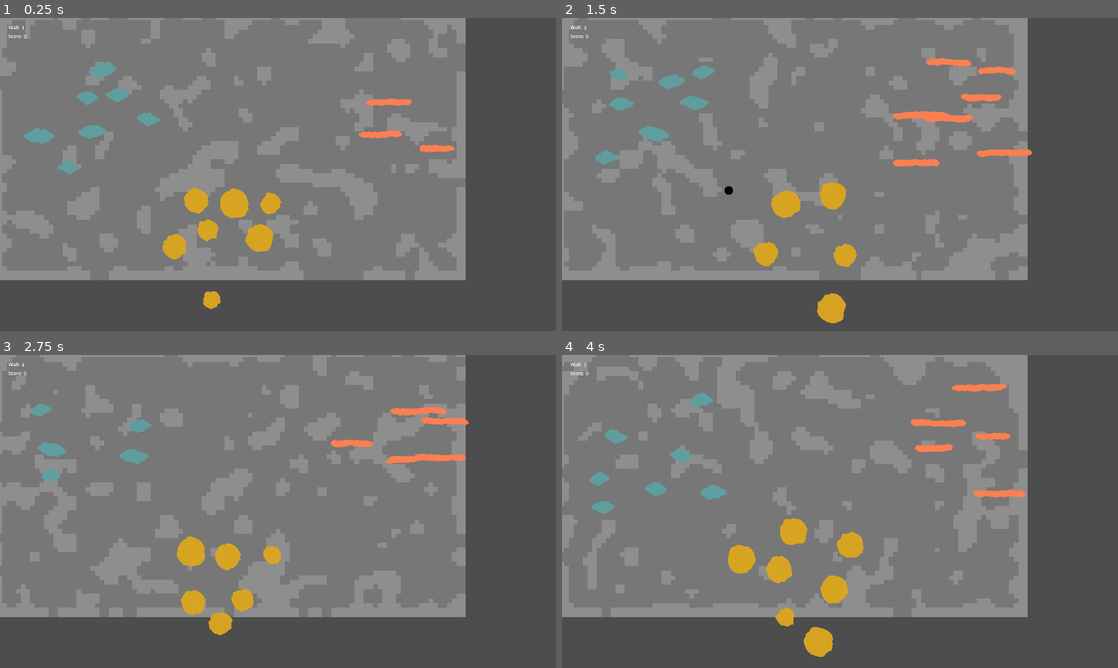
Above: before the commit, frames 1-4 (two rows, left to right).
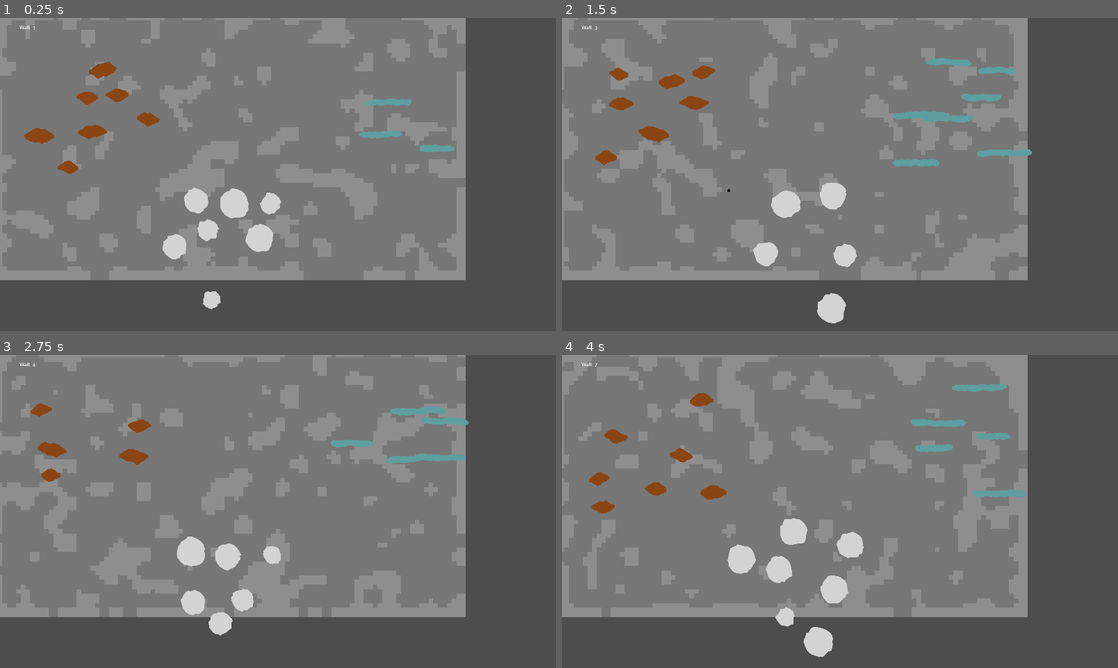
Above: after the commit, the same moments.

Repository: BrodeyYendall/MiningGameGodot
Game: Godot game, scene res://game.tscn
Same seed, same stepped clock (60 frames per second), same inputs: the game is played once before the commit and once after it.
Inputs (mouse positions are in pixels of both pictures, inside the frame that each line leads up to):
- Up to frame 1 (0.25 s): no input
- Up to frame 2 (1.5 s): tap Enter at 0.5, 0.6 s; move the mouse to (962, 158) at 0.52 s; click (962, 158) at 0.67 s; tap Space at 0.77, 1.25 s; move the mouse to (728, 190) at 1.27 s; tap Tab at 1.35 s; click (728, 190) at 1.42 s
- Up to frame 3 (2.75 s): tap Space at 1.52 s; tap Enter at 2, 2.1 s; move the mouse to (333, 442) at 2.02 s; click (333, 442) at 2.17 s
- Up to frame 4 (4 s): tap Space at 2.75, 3.02, 3.77 s; move the mouse to (812, 574) at 2.77 s; tap Tab at 2.85 s; click (812, 574) at 2.92 s; tap Enter at 3.5, 3.6 s; move the mouse to (1006, 558) at 3.52 s; click (1006, 558) at 3.67 s

The runs differ from the first frame. In frame 1, 3.2% of the frame differs, in the area x 1-82%, y 2-94%; in frame 2, 3.7%; in frame 3, 3.1%; in frame 4, 4.0%, in the area x 1-84%, y 2-97%.

Commit message:
Implemented a basic UI and scoring

Diff:
--- a/game.gd
+++ b/game.gd
@@ -1,9 +1,11 @@
 extends Node2D
 
-var score = 0
+var scores = {}
 var wall_count = 1
 
 var wall_scene = preload("res://wall.tscn")
+var ore_score_scene = preload("res://ore_score_row.tscn")
+
 var current_wall: Node2D
 
 func _ready():
@@ -27,6 +29,19 @@
 	$wall_container.add_child(current_wall)
 	current_wall.ore_cutout.connect(_on_wall_ore_cutout)
 
-func _on_wall_ore_cutout(size):
-	score += size
-	$ui/score_count.text = str(score)
+func _on_wall_ore_cutout(ore: OreTypes.OreType, size: int):
+	var score_for_size = adjust_score(ore, size)
+
+	if ore in scores:
+		scores[ore].increment_count(score_for_size)
+	else:
+		var new_ore_score_row = ore_score_scene.instantiate()
+		new_ore_score_row.with_data(ore, score_for_size)
+		$ui/scores.add_child(new_ore_score_row)
+		scores[ore] = new_ore_score_row
+
+func adjust_score(ore: OreTypes.OreType, size: int) -> float:
+	return round_num(size / 300.0, 2)
+
+func round_num(num: float, places: int):
+	return (round(num*pow(10.0,places))/pow(10.0,places))
--- a/game.tscn
+++ b/game.tscn
@@ -20,9 +20,9 @@
 [node name="wall_label" type="Label" parent="ui"]
 layout_mode = 1
 anchors_preset = -1
-anchor_left = -0.825
+anchor_left = 0.125
 anchor_top = -0.65
-anchor_right = -0.825
+anchor_right = 0.125
 anchor_bottom = -0.575
 offset_left = 63.0
 offset_top = 47.0
@@ -34,9 +34,9 @@
 [node name="wall_count" type="Label" parent="ui"]
 layout_mode = 1
 anchors_preset = -1
-anchor_left = -0.825
+anchor_left = 0.125
 anchor_top = -0.65
-anchor_right = -0.825
+anchor_right = 0.125
 anchor_bottom = -0.65
 offset_left = 108.0
 offset_top = 48.0
@@ -45,32 +45,11 @@
 text = "1"
 metadata/_edit_use_anchors_ = true
 
-[node name="score_label" type="Label" parent="ui"]
-layout_mode = 1
-anchors_preset = -1
-anchor_left = -0.825
-anchor_top = -0.65
-anchor_right = -0.625
-anchor_bottom = -0.65
-offset_left = 62.0
-offset_top = 77.0
-offset_right = 102.0
-offset_bottom = 103.0
-text = "Score:"
-metadata/_edit_use_anchors_ = true
-
-[node name="score_count" type="Label" parent="ui"]
-layout_mode = 1
-anchors_preset = -1
-anchor_left = -0.825
-anchor_top = -0.65
-anchor_right = -0.825
-anchor_bottom = -0.65
-offset_left = 115.0
-offset_top = 78.0
-offset_right = 155.0
-offset_bottom = 104.0
-text = "0"
-metadata/_edit_use_anchors_ = true
+[node name="scores" type="GridContainer" parent="ui"]
+layout_mode = 0
+offset_left = 1.0
+offset_top = 50.0
+offset_right = 115.0
+offset_bottom = 106.0
 
 [connection signal="ore_cutout" from="wall_container/wall" to="." method="_on_wall_ore_cutout"]
--- a/game_data/constants.gd
+++ b/game_data/constants.gd
@@ -3,7 +3,7 @@
 const SCREEN_WIDTH = 1920
 const SCREEN_HEIGHT = 1080
 
-const HOLE_SIZE = 15
+const HOLE_SIZE = 5
 var CUTOUT_CRACK_CONFIG = CrackConfig.new(6, 12, 5, 3, 10, 0.04)
 var LARGE_CRACK_CONFIG = CrackConfig.new(10, 40, 15, 5, 1000)
 
@@ -13,7 +13,6 @@
 var NUGGET_CONFIG = OreChunkConfig.new(400, [30, 70], 80, 6, 4, preload("res://ores/nugget_ore.tscn"))
 var BAND_CONFIG = OreChunkConfig.new(400, [100, 200], 80, 6, 4, preload("res://ores/band_ore.tscn"))
 var BALL_CONFIG = OreChunkConfig.new(400, [30, 50], 100, 6, 4, preload("res://ores/ball_ore.tscn"))
-
 
 class CrackConfig:
 	var min_width: int
--- /dev/null
+++ b/game_data/ore_types.gd
@@ -0,0 +1,44 @@
+extends Node
+enum OreType {COPPER, ZINC, IRON, COAL, ALUMINIUM, NICKEL, MANGANESE, OSMIUM, PLATINUM}
+
+func get_ore_name(oreType: OreType) -> String:
+	match oreType:
+		OreType.COPPER:
+			return "Copper"
+		OreType.ZINC:
+			return "Zinc"
+		OreType.IRON:
+			return "Iron"
+		OreType.COAL:
+			return "Coal"
+		OreType.ALUMINIUM:
+			return "Aluminium"
+		OreType.NICKEL:
+			return "Nickel"
+		OreType.MANGANESE:
+			return "Manganese"
+		OreType.OSMIUM:
+			return "Osmium"
+		OreType.PLATINUM:
+			return "Platinum"
+	return "Unkown"
+
+func get_ore_config(oreType: OreType) -> Constants.OreChunkConfig:
+	match oreType:
+		OreType.COPPER:
+			return Constants.NUGGET_CONFIG
+		OreType.ZINC:
+			return Constants.BALL_CONFIG
+		OreType.IRON:
+			return Constants.BAND_CONFIG
+	return null
+
+func get_ore_color(oreType: OreType) -> Color:
+	match oreType:
+		OreType.COPPER:
+			return Color.SADDLE_BROWN
+		OreType.ZINC:
+			return Color.LIGHT_GRAY
+		OreType.IRON:
+			return Color.CADET_BLUE
+	return Color.BLACK
--- /dev/null
+++ b/ore_score_row.gd
@@ -0,0 +1,12 @@
+extends GridContainer
+
+var count: float = 0.0
+
+func with_data(ore: OreTypes.OreType, count: float):
+	$label.text = OreTypes.get_ore_name(ore) + ":"
+	$count.text = str(count)
+	self.count = count
+
+func increment_count(amount: float):
+	count += amount
+	$count.text = str(count)
--- /dev/null
+++ b/ore_score_row.tscn
@@ -0,0 +1,26 @@
+[gd_scene load_steps=2 format=3 uid="uid://bjr236hqqbuyi"]
+
+[ext_resource type="Script" path="res://ore_score_row.gd" id="1_gtbed"]
+
+[node name="ore_score_row" type="GridContainer"]
+anchors_preset = 15
+anchor_right = 1.0
+anchor_bottom = 1.0
+grow_horizontal = 2
+grow_vertical = 2
+columns = 2
+script = ExtResource("1_gtbed")
+
+[node name="label" type="Label" parent="."]
+custom_minimum_size = Vector2(100, 0)
+layout_mode = 2
+text = "Copper:"
+horizontal_alignment = 2
+metadata/_edit_use_anchors_ = true
+metadata/_edit_lock_ = true
+
+[node name="count" type="Label" parent="."]
+layout_mode = 2
+text = "0"
+metadata/_edit_use_anchors_ = true
+metadata/_edit_lock_ = true
--- a/ores/ball_ore.gd
+++ b/ores/ball_ore.gd
@@ -1,16 +1,18 @@
 extends Area2D
 
 var ore_vertices: PackedVector2Array
+var oreType: OreTypes.OreType
 var size = 0
 
-signal ore_cutout(area: int)
+signal ore_cutout(ore: OreTypes.OreType, size: int)
 
 var VARIANCE = 4
 var MAX_VARIANCE = 8
 var SEGMENT_SIZE = 32
 var TOTAL_RADIUS = 64
 
-func generate_ore(size: int):
+func generate_ore(oreType: OreTypes.OreType, size: int):
+	self.oreType = oreType
 	self.size = size
 	ore_vertices = PackedVector2Array()
 	var offset = 0
@@ -28,9 +30,9 @@
 	$hitbox.polygon = ore_vertices
 
 func _draw():
-	draw_colored_polygon(ore_vertices, Color.GOLDENROD)
+	draw_colored_polygon(ore_vertices, OreTypes.get_ore_color(oreType))
 
 
 func _on_area_entered(area):
 	if area is Cutout:
-		ore_cutout.emit(size)
+		ore_cutout.emit(oreType, size)
--- a/ores/band_ore.gd
+++ b/ores/band_ore.gd
@@ -1,16 +1,5 @@
 extends NuggetOre
 
-func generate_ore(size: float):
+func generate_ore(oreType: OreTypes.OreType, size: float):
+	self.oreType = oreType
 	generate_vertices_for_dir(Vector2(0, 0), Vector2(1, 0), size, Constants.BAND_ORE_CONFIG)
-
-
-func _draw():
-	var shortened_vertices = PackedVector2Array()
-
-	var bottom_copy = bottom_line.duplicate()
-	bottom_copy.reverse()
-
-	shortened_vertices.append_array(top_line)
-	shortened_vertices.append_array(bottom_copy)
-
-	draw_colored_polygon(shortened_vertices, Color.CORAL)
--- a/ores/nugget_ore.gd
+++ b/ores/nugget_ore.gd
@@ -2,13 +2,15 @@
 class_name NuggetOre
 
 var size = 0
-signal ore_cutout(area: int)
+var oreType: OreTypes.OreType
+signal ore_cutout(ore: OreTypes.OreType, size: int)
 
 var SMOOTH_SEGMENTS = 5
 var SMOOTH_INCREMENTS = 5
 var MIN_WIDTH = (SMOOTH_INCREMENTS * 2) + 1  # The min distance between the two lines before we end smoothing
 
-func generate_ore(size: float):
+func generate_ore(oreType: OreTypes.OreType, size: float):
+	self.oreType = oreType
 	generate_vertices_for_dir(Vector2(0, 0), Vector2(1, 0), size, Constants.CHUNK_ORE_CONFIG)
 
 func generate_crack_line(start: Vector2, direction: Vector2, distance: float) -> Array[PackedVector2Array]:
@@ -59,7 +61,7 @@
 	if area is Cutout:
 		if size == 0:
 			calculate_size()
-		ore_cutout.emit(size)
+		ore_cutout.emit(oreType, size)
 
 # Called when the node enters the scene tree for the first time.
 func _ready():
@@ -74,4 +76,4 @@
 	shortened_vertices.append_array(top_line)
 	shortened_vertices.append_array(bottom_copy)
 
-	draw_colored_polygon(shortened_vertices, Color.CADET_BLUE)
+	draw_colored_polygon(shortened_vertices, OreTypes.get_ore_color(oreType))
--- a/ores/ore_chunk.gd
+++ b/ores/ore_chunk.gd
@@ -1,9 +1,13 @@
 extends Node2D
 class_name OreChunk
 
+var oreType: OreTypes.OreType
 var ores = []
 
-func generate_with_config(config: Constants.OreChunkConfig, ore_cutout_callback):
+func generate_with_config(oreType: OreTypes.OreType, ore_cutout_callback):
+	self.oreType = oreType
+	var config = OreTypes.get_ore_config(oreType)
+
 	var fail_count = 0
 	while ores.size() <= config.max_ore and fail_count <= config.max_fails:
 		var rand_position = Vector2(randi_range(0, config.width), randi_range(0, config.width))
@@ -18,7 +22,7 @@
 			fail_count += 1
 		else:
 			var ore = config.ore_type.instantiate()
-			ore.generate_ore(randi_range(config.ore_width[0], config.ore_width[1]))
+			ore.generate_ore(oreType, randi_range(config.ore_width[0], config.ore_width[1]))
 			ore.position = rand_position
 			ores.append(ore)
 			add_child(ore)
--- a/ores/ore_generator.gd
+++ b/ores/ore_generator.gd
@@ -2,11 +2,20 @@
 
 @export var level: Levels
 
-# Called when the node enters the scene tree for the first time.
-func _ready():
-	pass # Replace with function body.
+var ore_chunk_scene = preload("res://ores/ore_chunk.tscn")
 
+func _generate_ores(seed: int):
+	var ore = ore_chunk_scene.instantiate()
+	ore.generate_with_config(OreTypes.OreType.ZINC, get_parent()._ore_cutout)
+	ore.position = Vector2(600, 600)
+	add_child(ore)
 
-# Called every frame. 'delta' is the elapsed time since the previous frame.
-func _process(delta):
-	pass
+	ore = ore_chunk_scene.instantiate()
+	ore.generate_with_config(OreTypes.OreType.COPPER, get_parent()._ore_cutout)
+	ore.position = Vector2(100, 100)
+	add_child(ore)
+
+	ore = ore_chunk_scene.instantiate()
+	ore.generate_with_config(OreTypes.OreType.IRON, get_parent()._ore_cutout)
+	ore.position = Vector2(1100, 100)
+	add_child(ore)
--- a/project.godot
+++ b/project.godot
@@ -28,6 +28,7 @@
 [autoload]
 
 Constants="*res://game_data/constants.gd"
+OreTypes="*res://game_data/ore_types.gd"
 
 [display]
 
@@ -39,4 +40,4 @@
 
 [editor_plugins]
 
-enabled=PackedStringArray("res://addons/resources_spreadsheet_view/plugin.cfg")
+enabled=PackedStringArray()
--- a/wall.gd
+++ b/wall.gd
@@ -9,7 +9,6 @@
 
 var hole_scene = preload("res://hole.tscn")
 var crack_scene = preload("res://crack.tscn")
-var ore_chunk_scene = preload("res://ores/ore_chunk.tscn")
 
 var cracks = {}
 var holes = []  # Stores references to actual hole instances. Vital for crack ray casting
@@ -17,21 +16,6 @@
 
 func _ready():
 	generate_background.emit(randi())
-
-	var ore = ore_chunk_scene.instantiate()
-	ore.generate_with_config(Constants.BALL_CONFIG, _ore_cutout)
-	ore.position = Vector2(600, 600)
-	$crack_holder.add_child(ore)
-
-	ore = ore_chunk_scene.instantiate()
-	ore.generate_with_config(Constants.NUGGET_CONFIG, _ore_cutout)
-	ore.position = Vector2(100, 100)
-	$crack_holder.add_child(ore)
-
-	ore = ore_chunk_scene.instantiate()
-	ore.generate_with_config(Constants.BAND_CONFIG, _ore_cutout)
-	ore.position = Vector2(1100, 100)
-	$crack_holder.add_child(ore)
 
 
 func _input(event):
@@ -161,5 +145,5 @@
 	$crack_holder.add_child(crack)
 	return crack
 
-func _ore_cutout(size: int):
-	ore_cutout.emit(size)
+func _ore_cutout(ore: OreTypes.OreType, size: int):
+	ore_cutout.emit(ore, size)
--- a/wall.tscn
+++ b/wall.tscn
@@ -33,6 +33,9 @@
 [node name="crack_holder" type="Node2D" parent="."]
 modulate = Color(1, 1, 1, 0.97)
 
+[node name="ore_generator" type="Node2D" parent="."]
+script = ExtResource("5_ce6x1")
+
 [node name="cutout_queue" type="Node2D" parent="."]
 script = ExtResource("4_agkfe")
 
@@ -40,8 +43,6 @@
 
 [node name="falling_cutout_holder" type="Node2D" parent="cutout_queue"]
 
-[node name="ore_generator" type="Node2D" parent="."]
-script = ExtResource("5_ce6x1")
-
 [connection signal="cycle_formed" from="." to="cutout_queue" method="queue_cutout"]
 [connection signal="generate_background" from="." to="background" method="_on_wall_generate_background"]
+[connection signal="generate_background" from="." to="ore_generator" method="_generate_ores"]
